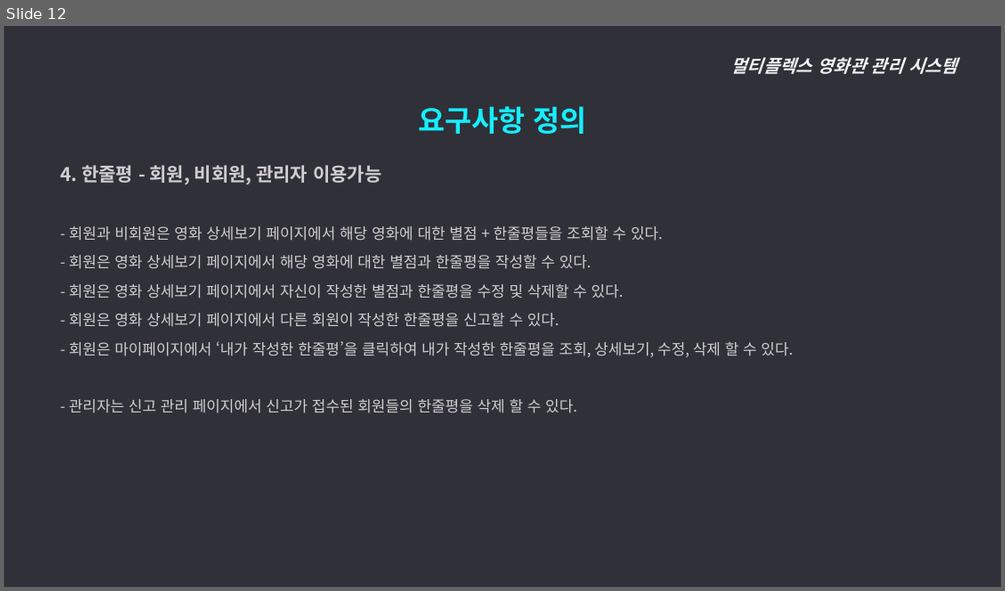
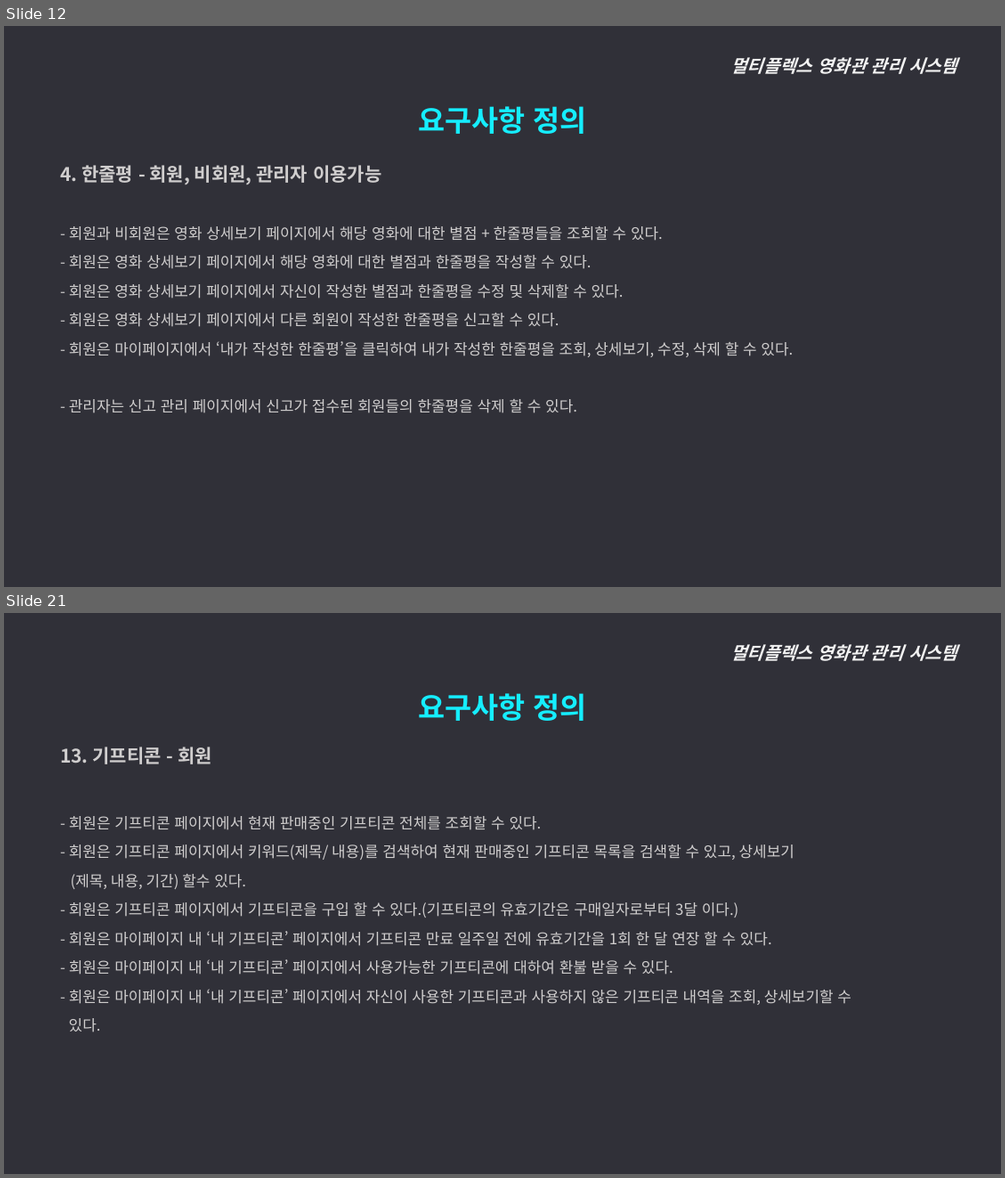
Before and after one commit to ywc-412/MultiplexTeamProject, a slide deck: 2조 시스템개요, 요구사항 정의.pptx. Shown one above the other, each under a label of ours: slide 12 before the commit, slides 12 and 21 after it; the slides between them are not shown. The pictures are 1005x591 and 1005x1178 pixels, drawn with LibreOffice and Linux fonts; fonts in the diff are those of the drawing. Boxes give left, top, right and bottom in pixels: in the first picture for what was removed or moved away, otherwise in the second. Text is boxed around its words. In the diff, an @@ line names an element or a change of style, - is before the commit and + after.

Commit message:
요구사항정의 수정본

```diff
--- a/2조 시스템개요, 요구사항 정의.pptx
+++ b/2조 시스템개요, 요구사항 정의.pptx
@@ slide 21 added at [4,613,1001,1174], background #303038 @@
@@ text added at [731,644,957,661], 17 pt, text #F2F2F2, bold, italic @@
+멀티플렉스 영화관 관리 시스템
@@ text added at [418,693,587,721], 28 pt, text #15EEFF, bold @@
+요구사항 정의
@@ text added at [60,747,851,1032], 14.5 pt, text #D0CECE @@
+  13. 기프티콘 - 회원
+  - 회원은 기프티콘 페이지에서 현재 판매중인 기프티콘 전체를 조회할 수 있다.
+  - 회원은 기프티콘 페이지에서 키워드(제목/ 내용)를 검색하여 현재 판매중인 기프티콘 목록을 검색할 수 있고, 상세보기
+  (제목, 내용, 기간) 할수 있다.
+  - 회원은 기프티콘 페이지에서 기프티콘을 구입 할 수 있다.(기프티콘의 유효기간은 구매일자로부터 3달 이다.)
+  - 회원은 마이페이지 내 ‘내 기프티콘’ 페이지에서 기프티콘 만료 일주일 전에 유효기간을 1회 한 달 연장 할 수 있다.
+  - 회원은 마이페이지 내 ‘내 기프티콘’ 페이지에서 사용가능한 기프티콘에 대하여 환불 받을 수 있다.
+  - 회원은 마이페이지 내 ‘내 기프티콘’ 페이지에서 자신이 사용한 기프티콘과 사용하지 않은 기프티콘 내역을 조회, 상세보기할 수
+  있다.
```
Also in this commit, not shown: 8 slides changed, 4 other slides added.
